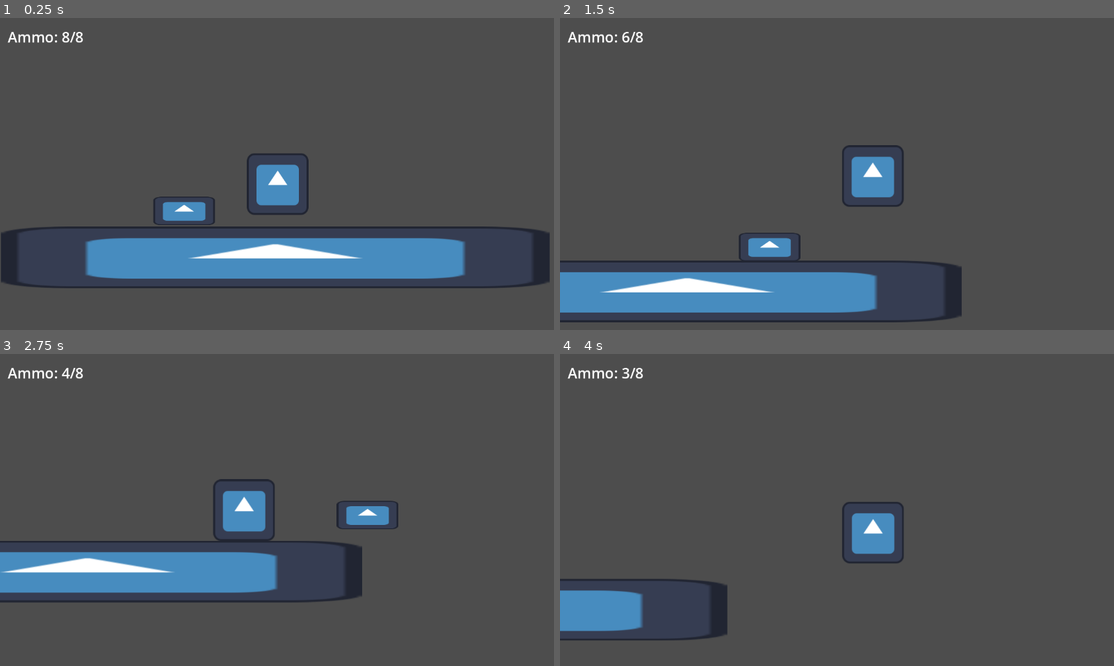
Above: before the commit, frames 1-4 (two rows, left to right).
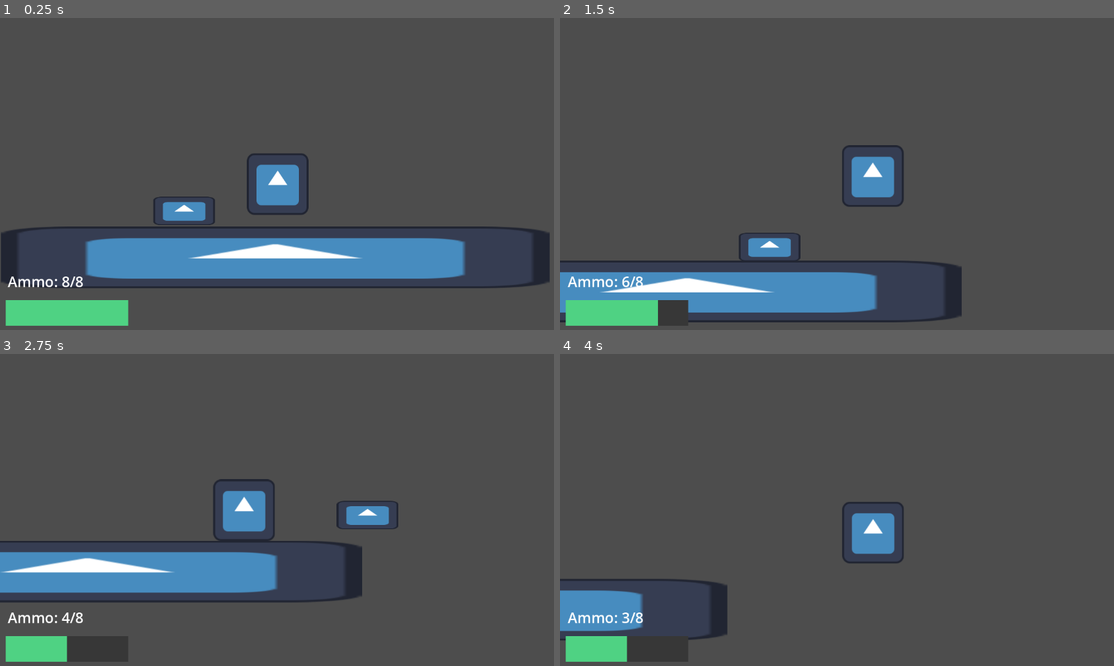
Above: after the commit, the same moments.

Repository: dzfrias/gladiator
Game: Godot game, scene res://scenes/test_scene.tscn
Same seed, same stepped clock (60 frames per second), same inputs: the game is played once before the commit and once after it. The engine's default icon, where the game draws it, is replaced by a stand-in: a white triangle on a blue panel in a dark square.
Inputs (mouse positions are in pixels of both pictures, inside the frame that each line leads up to):
- Up to frame 1 (0.25 s): no input
- Up to frame 2 (1.5 s): move the mouse to (958, 158) at 0.52 s; press the mouse at (958, 158) at 0.53 s; hold D (right) from 0.53 s (still down); tap Space (jump) at 0.77 s; move the mouse to (726, 189) at 1.27 s; release the mouse at (726, 189) at 1.28 s; tap E (roll) at 1.35 s
- Up to frame 3 (2.75 s): tap Space (jump) at 1.52 s; move the mouse to (332, 441) at 2.02 s; release D (right) at 2.03 s; press the mouse at (332, 441) at 2.03 s; hold A (left) from 2.03 s (still down)
- Up to frame 4 (4 s): move the mouse to (809, 572) at 2.77 s; release A (left) at 2.78 s; release the mouse at (809, 572) at 2.78 s; hold D (right) from 2.78 s (still down); tap E (roll) at 2.85 s; tap Space (jump) at 3.02, 3.77 s; move the mouse to (1003, 556) at 3.52 s; press the mouse at (1003, 556) at 3.53 s

The runs differ from the first frame. In frame 1, 2.3% of the frame differs, in the area x 1-24%, y 4-99%; in frame 2, 2.1%; in frame 3, 1.3%; in frame 4, 1.4%.

Commit message:
add basic health ui

Diff:
--- a/scenes/player.tscn
+++ b/scenes/player.tscn
@@ -10,11 +10,12 @@
 [sub_resource type="RectangleShape2D" id="RectangleShape2D_m5kfl"]
 size = Vector2(130, 128)
 
-[node name="Player" type="CharacterBody2D" node_paths=PackedStringArray("weapon")]
+[node name="Player" type="CharacterBody2D" node_paths=PackedStringArray("weapon", "health")]
 collision_layer = 2
 script = ExtResource("1_5wdcp")
 move_speed = 20000.0
 weapon = NodePath("Weapon")
+health = NodePath("Health")
 
 [node name="CollisionShape2D" type="CollisionShape2D" parent="."]
 shape = SubResource("RectangleShape2D_m5kfl")
--- a/scenes/test_scene.tscn
+++ b/scenes/test_scene.tscn
@@ -1,12 +1,19 @@
-[gd_scene load_steps=6 format=3 uid="uid://bwfjl353c2wgp"]
+[gd_scene load_steps=9 format=3 uid="uid://bwfjl353c2wgp"]
 
 [ext_resource type="PackedScene" uid="uid://dv7ihnextsw4v" path="res://scenes/player.tscn" id="1_ql7v1"]
 [ext_resource type="Texture2D" uid="uid://dccns2r7l5dx3" path="res://assets/icon.svg" id="2_xlqv4"]
 [ext_resource type="PackedScene" uid="uid://bydm8vffd6nwt" path="res://scenes/wolf.tscn" id="3_o7uif"]
 [ext_resource type="Script" path="res://scripts/ammo_ui.gd" id="4_sei8v"]
+[ext_resource type="Script" path="res://scripts/health_bar.gd" id="5_hwu5q"]
 
 [sub_resource type="RectangleShape2D" id="RectangleShape2D_yvj7l"]
 size = Vector2(128, 126)
+
+[sub_resource type="StyleBoxFlat" id="StyleBoxFlat_eba51"]
+bg_color = Color(0.215902, 0.215902, 0.215902, 1)
+
+[sub_resource type="StyleBoxFlat" id="StyleBoxFlat_uoitw"]
+bg_color = Color(0.310203, 0.822627, 0.514826, 1)
 
 [node name="TestScene" type="Node2D"]
 
@@ -31,10 +38,22 @@
 
 [node name="AmmoUI" type="Label" parent="HUD"]
 offset_left = 16.0
-offset_top = 15.0
+offset_top = 523.0
 offset_right = 174.0
-offset_bottom = 64.0
+offset_bottom = 572.0
 theme_override_font_sizes/font_size = 30
 text = "Ammo: 0/0"
 vertical_alignment = 1
 script = ExtResource("4_sei8v")
+
+[node name="HealthBar" type="ProgressBar" parent="HUD"]
+offset_left = 12.0
+offset_top = 586.0
+offset_right = 266.0
+offset_bottom = 639.0
+theme_override_font_sizes/font_size = 30
+theme_override_styles/background = SubResource("StyleBoxFlat_eba51")
+theme_override_styles/fill = SubResource("StyleBoxFlat_uoitw")
+value = 100.0
+show_percentage = false
+script = ExtResource("5_hwu5q")
--- /dev/null
+++ b/scripts/health_bar.gd
@@ -0,0 +1,13 @@
+extends ProgressBar
+
+func _ready() -> void:
+	var player_health = Player.Instance.get_health() as Health
+	max_value = player_health.max_health
+	player_health.damage_taken.connect(on_health_lost)
+	player_health.health_gained.connect(on_health_gained)
+
+func on_health_lost(amount: float):
+	value -= amount
+
+func on_health_gained(amount: float):
+	value += amount
--- a/scripts/player.gd
+++ b/scripts/player.gd
@@ -4,6 +4,7 @@
 @export var jump_speed: float = 500
 @export var roll_speed: float = 800
 @export var weapon: Weapon
+@export var health: Health
 
 var _state := State.CONTROL
 var _direction: float = 1
@@ -73,3 +74,6 @@
 
 func get_weapon() -> Weapon:
 	return weapon
+
+func get_health() -> Health:
+	return health;
